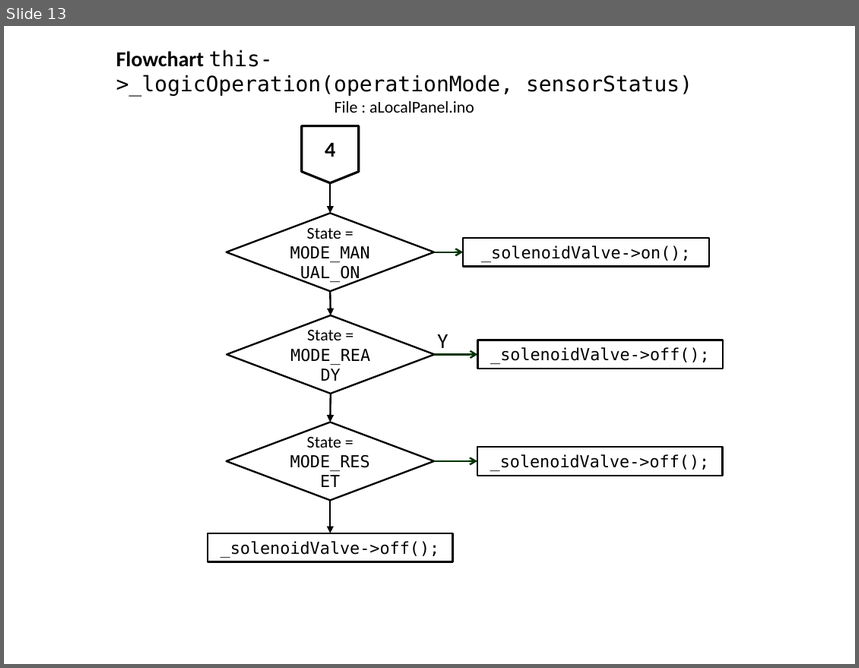
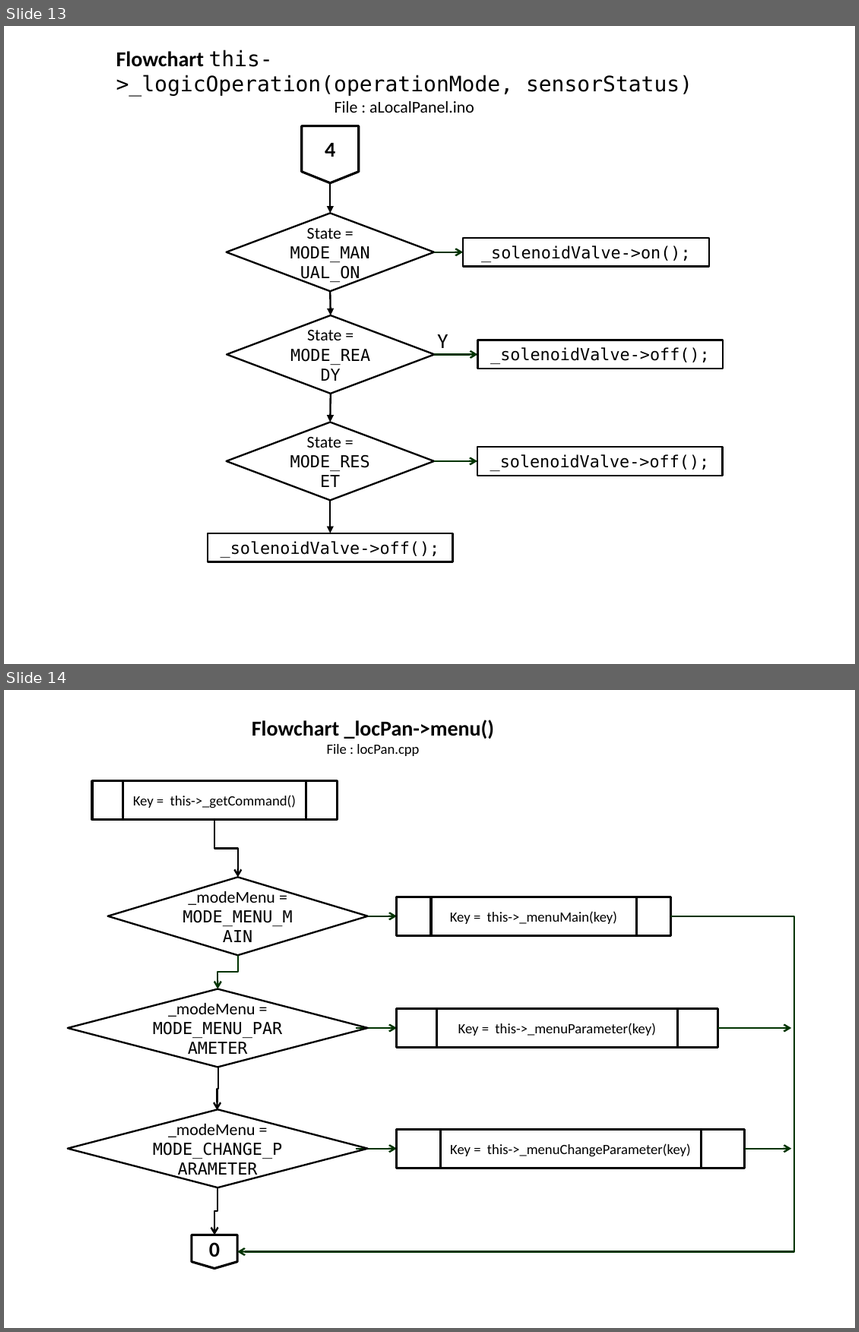
Before and after one commit to slametsampon/WFPS, a slide deck: resources/WFPS.pptx. Shown one above the other, each under a label of ours: slide 13 before the commit, slides 13 and 14 after it. The pictures are 859x668 and 859x1332 pixels, drawn with LibreOffice and Linux fonts; fonts in the diff are those of the drawing; background and template pictures are left out. Boxes give left, top, right and bottom in pixels: in the first picture for what was removed or moved away, otherwise in the second. Text is boxed around its words. In the diff, an @@ line names an element or a change of style, - is before the commit and + after.

Commit message:
update flowchart _locPan->menu()

```diff
--- a/resources/WFPS.pptx
+++ b/resources/WFPS.pptx
@@ slide 14 added at (x1=4, y1=690, x2=855, y2=1328), background picture (left out) @@
@@ text added at (x1=252, y1=720, x2=494, y2=756), 18 pt, text #000000, bold @@
+Flowchart _locPan->menu()
+File : locPan.cpp
@@ flow chart predefined process added at (x1=92, y1=781, x2=338, y2=819), outline #000000 2 pt, 12 pt, text #000000 @@
+Key = this->_getCommand()
@@ elbow arrow added from (215, 819) to (238, 877), #000000 1.5 pt @@
@@ diamond added at (x1=108, y1=877, x2=367, y2=955), outline #000000 1.5 pt, 14 pt, text #000000 @@
+_modeMenu = MODE_MENU_MAIN
@@ elbow arrow added from (671, 916) to (237, 1252), #003300 1.5 pt @@
@@ arrow added from (367, 916) to (397, 916), #003300 1.5 pt @@
@@ flow chart predefined process added at (x1=397, y1=897, x2=671, y2=935), outline #000000 2 pt, 12 pt, text #000000 @@
+Key = this->_menuMain(key)
@@ elbow arrow added from (238, 955) to (218, 989), #003300 1.5 pt @@
@@ diamond added at (x1=68, y1=989, x2=368, y2=1067), outline #000000 1.5 pt, 14 pt, text #000000 @@
+_modeMenu = MODE_MENU_PARAMETER
@@ arrow added from (356, 1028) to (397, 1028), #003300 1.5 pt @@
@@ flow chart predefined process added at (x1=397, y1=1009, x2=718, y2=1047), outline #000000 2 pt, 12 pt, text #000000 @@
+Key = this->_menuParameter(key)
@@ arrow added from (718, 1028) to (791, 1028), #003300 1.5 pt @@
@@ elbow arrow added from (218, 1068) to (217, 1110), #000000 1.5 pt @@
@@ diamond added at (x1=68, y1=1110, x2=368, y2=1188), outline #000000 1.5 pt, 14 pt, text #000000 @@
+_modeMenu = MODE_CHANGE_PARAMETER
@@ flow chart predefined process added at (x1=397, y1=1129, x2=746, y2=1167), outline #000000 2 pt, 12 pt, text #000000 @@
+Key = this->_menuChangeParameter(key)
@@ arrow added from (356, 1149) to (397, 1149), #003300 1.5 pt @@
@@ arrow added from (744, 1149) to (791, 1149), #003300 1.5 pt @@
@@ elbow arrow added from (218, 1188) to (215, 1236), #000000 1.5 pt @@
@@ flow chart offpage connector added at (x1=192, y1=1236, x2=238, y2=1269), outline #000000 2 pt, 18 pt, text #000000, bold @@
+0
```
Also in this commit, not shown: 2 slides changed, 1 other file.
